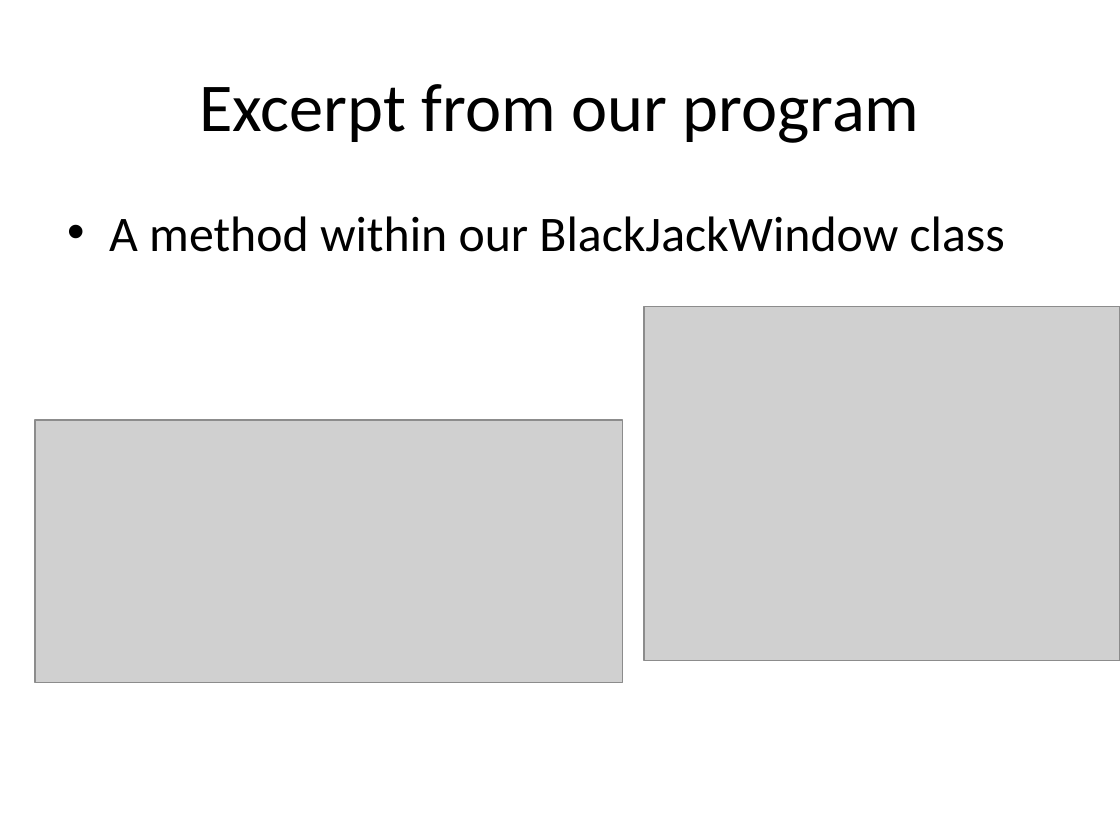
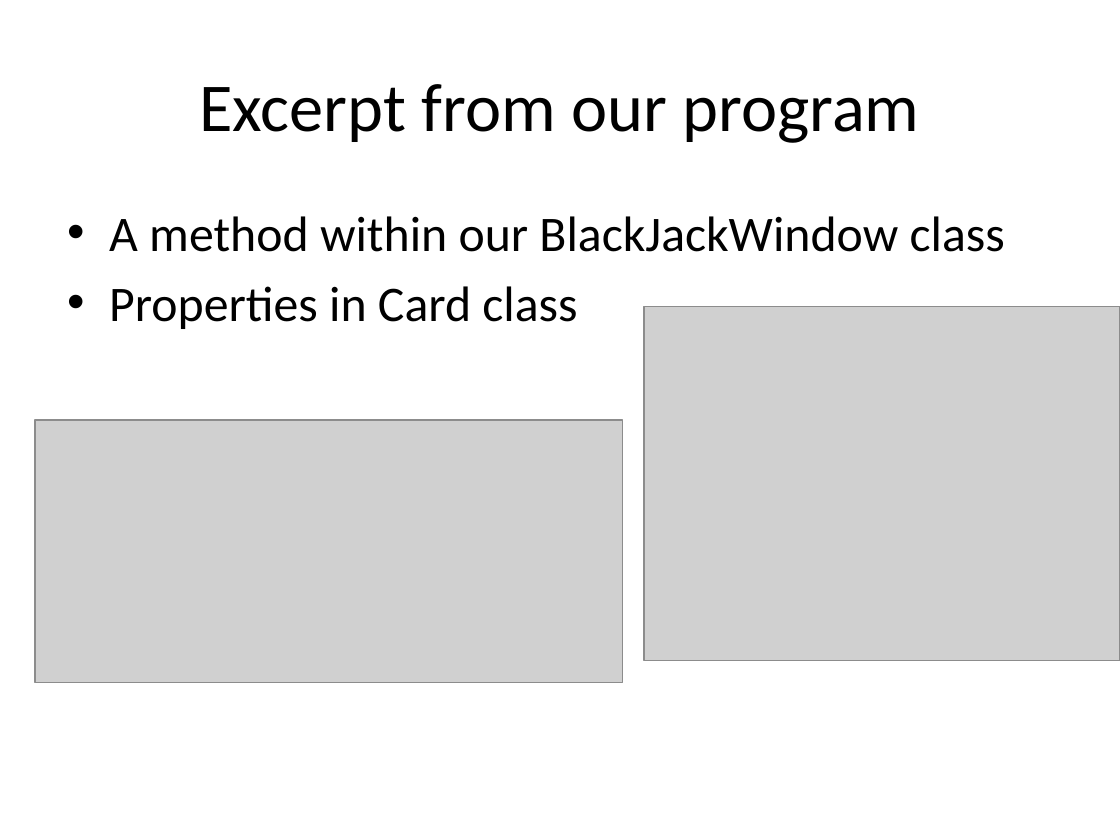
Before and after one commit to isurup/kalle-martin-group, a slide deck: slide 7 of OOPExam/06 Methods, parameters, scope and properties.pptx. Drawn at 1120x840 pixels with LibreOffice and Linux fonts; fonts in the diff are those of the drawing; grey boxes stand for pictures. Boxes give left, top, right and bottom in pixels: in the first picture for what was removed or moved away, otherwise in the second. Text is boxed around its words. In the diff, an @@ line names an element or a change of style, - is before the commit and + after.

```diff
--- a/OOPExam/06 Methods, parameters, scope and properties.pptx
+++ b/OOPExam/06 Methods, parameters, scope and properties.pptx
@@ text at <box>109,286,577,329</box>: paragraph added @@
+• Properties in Card class
```
Also in this commit, not shown: 1 slide added, 1 slide removed.
